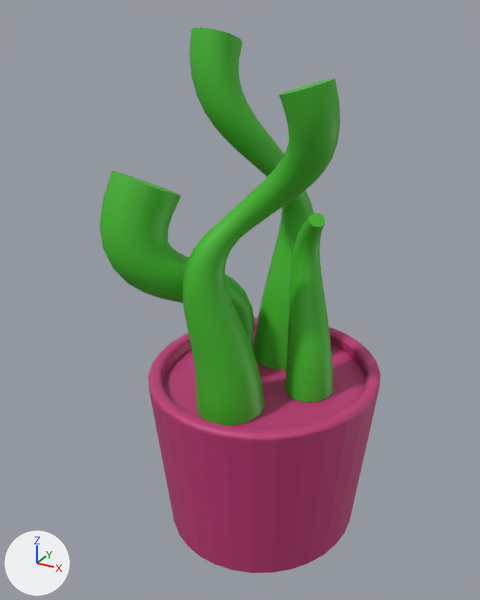
An edit to the Blender file Unity/Kykyky-Final-Project/Kykyky/Assets/Models/Furniture/Plant.blend, drawn before and after from the same camera.
Before and after are seen from a 50 mm camera at (0.552, -1.066, 1.03) aimed at (-0.033, -0.004, 0.499). Arrows for +X, +Y and +Z are at lower left; the lights stay in place. The first picture is the older version.
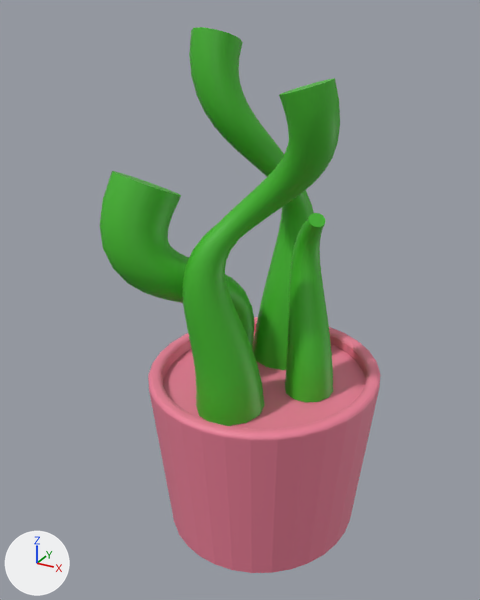
Location of each change, [x1, y1, x2, y2] in pixels of the pictures (480 x 600 px):
'Cylinder.001', recoloured (lighter)
    both: [148, 314, 380, 573]

The change in detail:
Material 'Material.002' (mat_material_002) changes colour from pink #c23a79 to pink #ef819a; in linear values from (0.537, 0.0419, 0.191) to (0.863, 0.22, 0.323).
